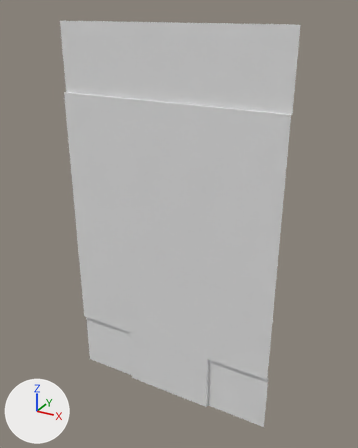
The FBX model Assets/Models/Traffic/Roads/Prop_MainRoadToSideRoad_T-Section.fbx, before and after one commit.
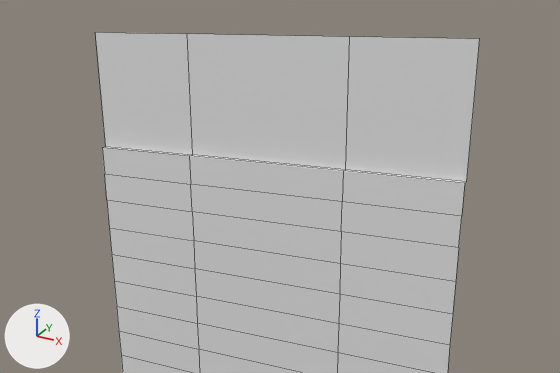
Each version is shown whole from a 50 mm lens placed at (22.75, -1.24, 7.08), pointed at (16.11, 10.84, 1.04), then close up on the part from 0% to 98% of the width and 0% to 52% of the height. Arrows for +X, +Y and +Z are at lower left; the lights stay in place. The close-ups show mesh edges as thin lines. Where no turn or scale is listed for an object, it has been applied to the vertices.

In view in the first close-up: 'Prop_MainRoadToSideRoad_T-Section'.
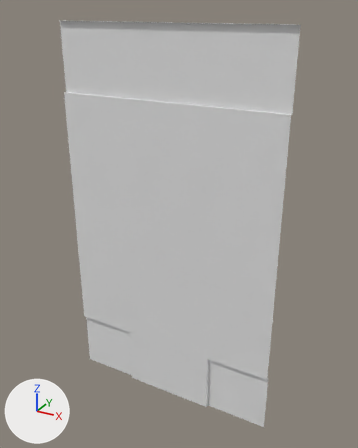
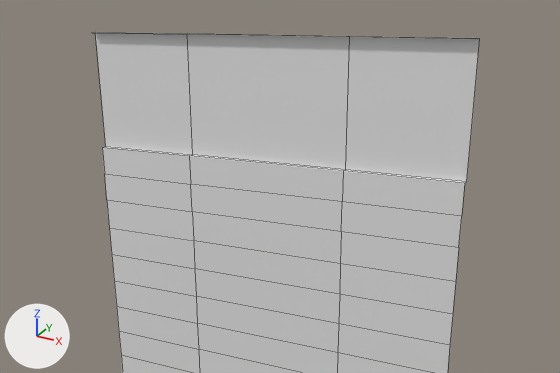
Commit message: Updated road assets

The change, as a diff of the scene's bpy script:
```diff
--- a/Assets/Models/Traffic/Roads/Prop_MainRoadToSideRoad_T-Section.fbx.py
+++ b/Assets/Models/Traffic/Roads/Prop_MainRoadToSideRoad_T-Section.fbx.py
@@ me_mesh_mainroadtosideroad_t_section @@
 me_mesh_mainroadtosideroad_t_section.from_pydata(...)  # 82 vertices, 58 faces; spans x -7.0..0.0, y 0.0..0.1, z -6.0..6.0
 # used by ob_prop_mainroadtosideroad_t_section; location = (19.36, 10.49, 0.7)
 # verts and faces of me_mesh_mainroadtosideroad_t_section; kept vertices keep their numbers, new ones are numbered from 82
 # before: 8 (0.0, 0.1, 6.0) at pixel (479, 38), 9 (-7.0, 0.1, 6.0) at pixel (95, 32), 16 (-2.0, 0.1, 6.0) at pixel (349, 36), 22 (-5.0, 0.1, 6.0) at pixel (187, 33)
+# me_mesh_mainroadtosideroad_t_section part 1
+for new, old in zip([*range(82, 86)], [8, 9, 16, 22]): verts[new] = verts[old] + (0.0, -0.1, 0.0)
+faces += [(8, 16, 84, 82), (9, 83, 85, 22), (16, 22, 85, 84)]  # mat_mat_sidewalk (white #e7e7e7)
 me_mesh_mainroadtosideroad_t_section.materials.append(mat_mat_road)
```

Pixel boxes [x1, y1, x2, y2] of what changed, in the close-ups (560 x 373 px):
'Prop_MainRoadToSideRoad_T-Section', reshaped
    before: [96, 32, 480, 373]
    after: [94, 32, 480, 373]
part 1 of me_mesh_mainroadtosideroad_t_section, added
    after: [94, 32, 466, 39]
